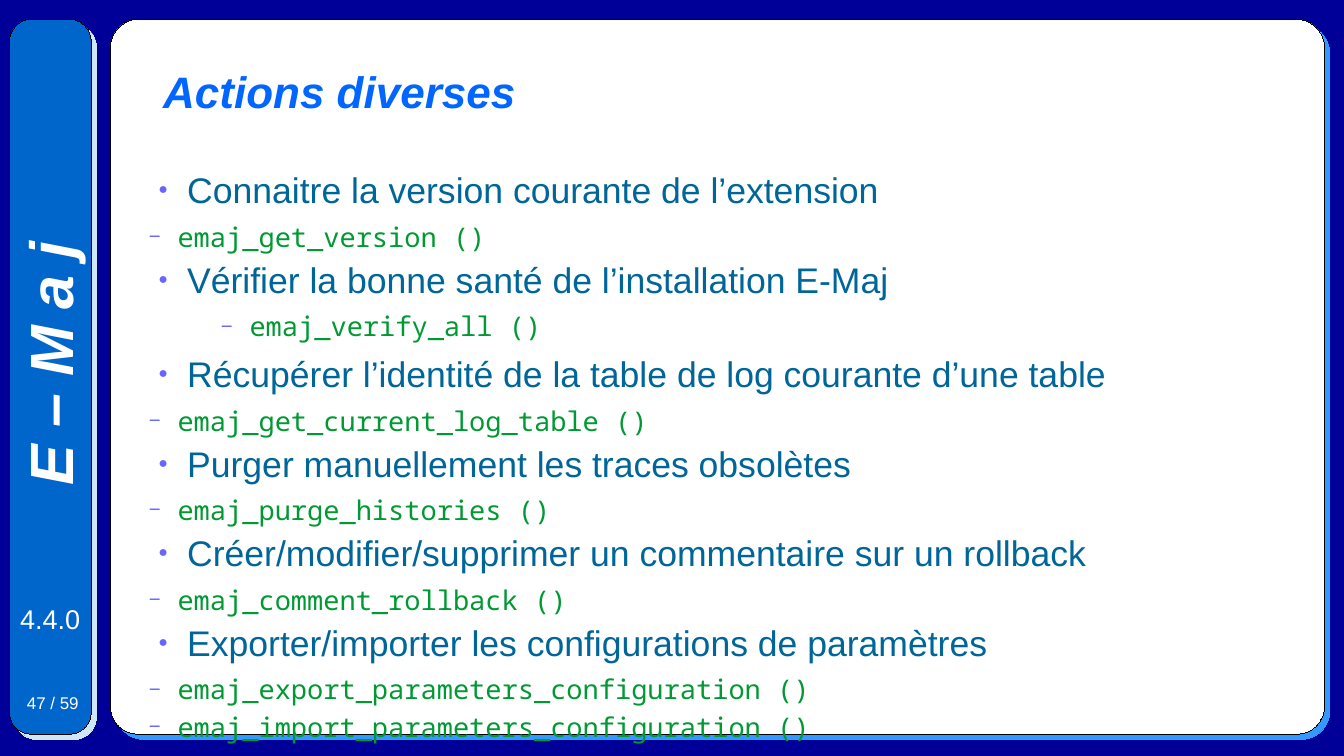
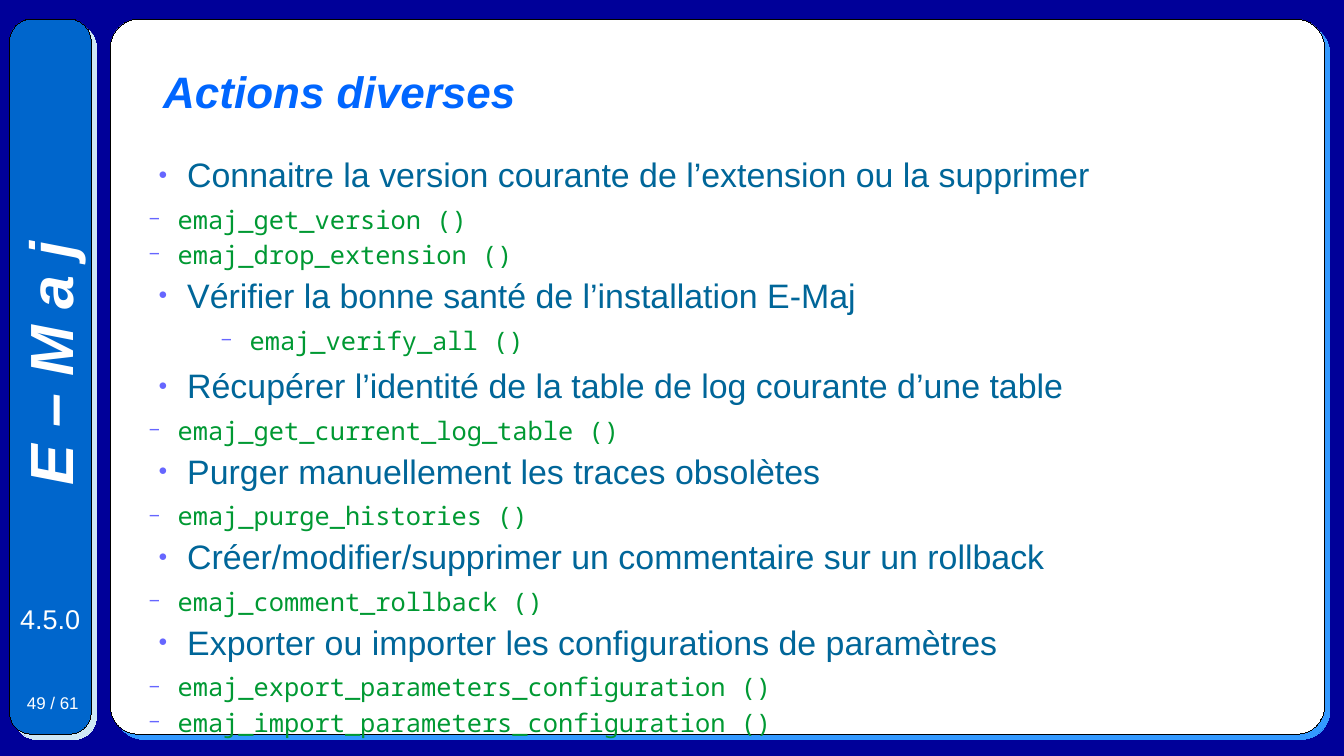
Before and after one commit to beaud76/emaj_doc, a slide deck: slide 49 of Emaj.devel_pres_fr.odp (slide 47 before the commit). Drawn at 1344x756 pixels with LibreOffice and Linux fonts; fonts in the diff are those of the drawing. Boxes give left, top, right and bottom in pixels: in the first picture for what was removed or moved away, otherwise in the second. Text is boxed around its words. In the diff, an @@ line names an element or a change of style, - is before the commit and + after.

```diff
--- a/Emaj.devel_pres_fr.odp
+++ b/Emaj.devel_pres_fr.odp
@@ text "Connaitre la version courante de ...": place and size @@
-text "Connaitre la version courante de ..." at (178,177,1106,706)
+text "Connaitre la version courante de ..." at (178,162,1090,703)
@@ text at (187,162,1090,194): text changed; size 21 to 20 pt @@
-● Connaitre la version courante de l’extension
+● Connaitre la version courante de l’extension ou la supprimer
@@ text at (178,209,1063,703): size 16 to 15 pt in "emaj_get_version ()", "emaj_verify_all ()", "emaj_get_current_log_table ()", "emaj_purge_histories ()" and 3 more places; size 21 to 20 pt in "Vérifier la bonne santé de l’installation E-Maj", "Récupérer l’identité de la table de log ...", "Purger manuellement les traces obsolètes", "Créer/modifier/supprimer un commentaire sur un rollback" @@
@@ text at (178,244,467,271): paragraph added @@
+  − emaj_drop_extension ()
@@ text at (20,610,80,630): text changed @@
-4.4.0
+4.5.0
@@ text at (187,630,997,661): text changed; size 21 to 20 pt @@
-● Exporter/importer les configurations de paramètres
+● Exporter ou importer les configurations de paramètres
@@ page number at (27,697,79,709): text changed @@
-47 / 59
+49 / 61
```
Also in this commit, not shown: 57 other slides changed, 2 slides added, 6 other files.
